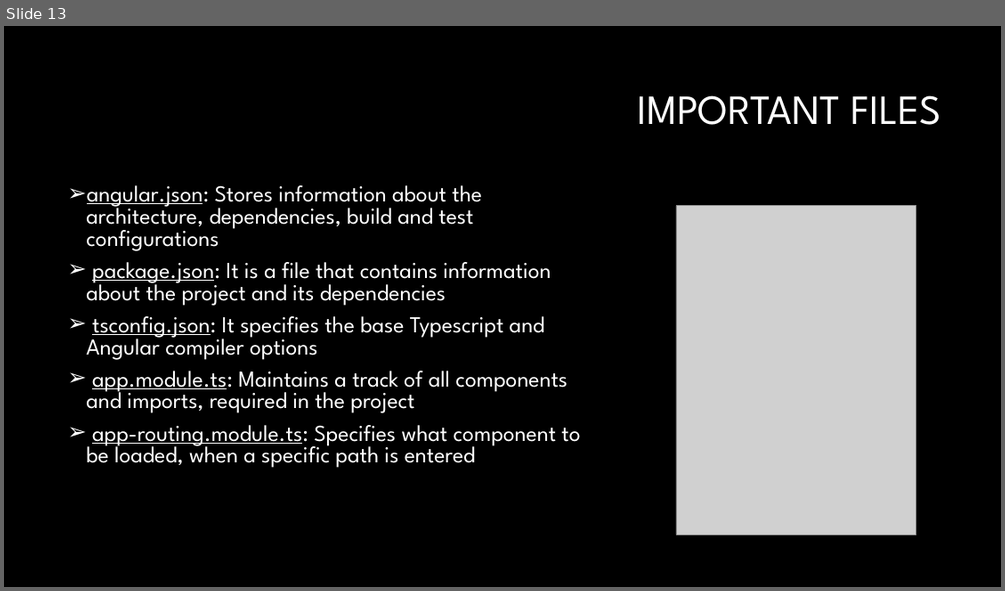
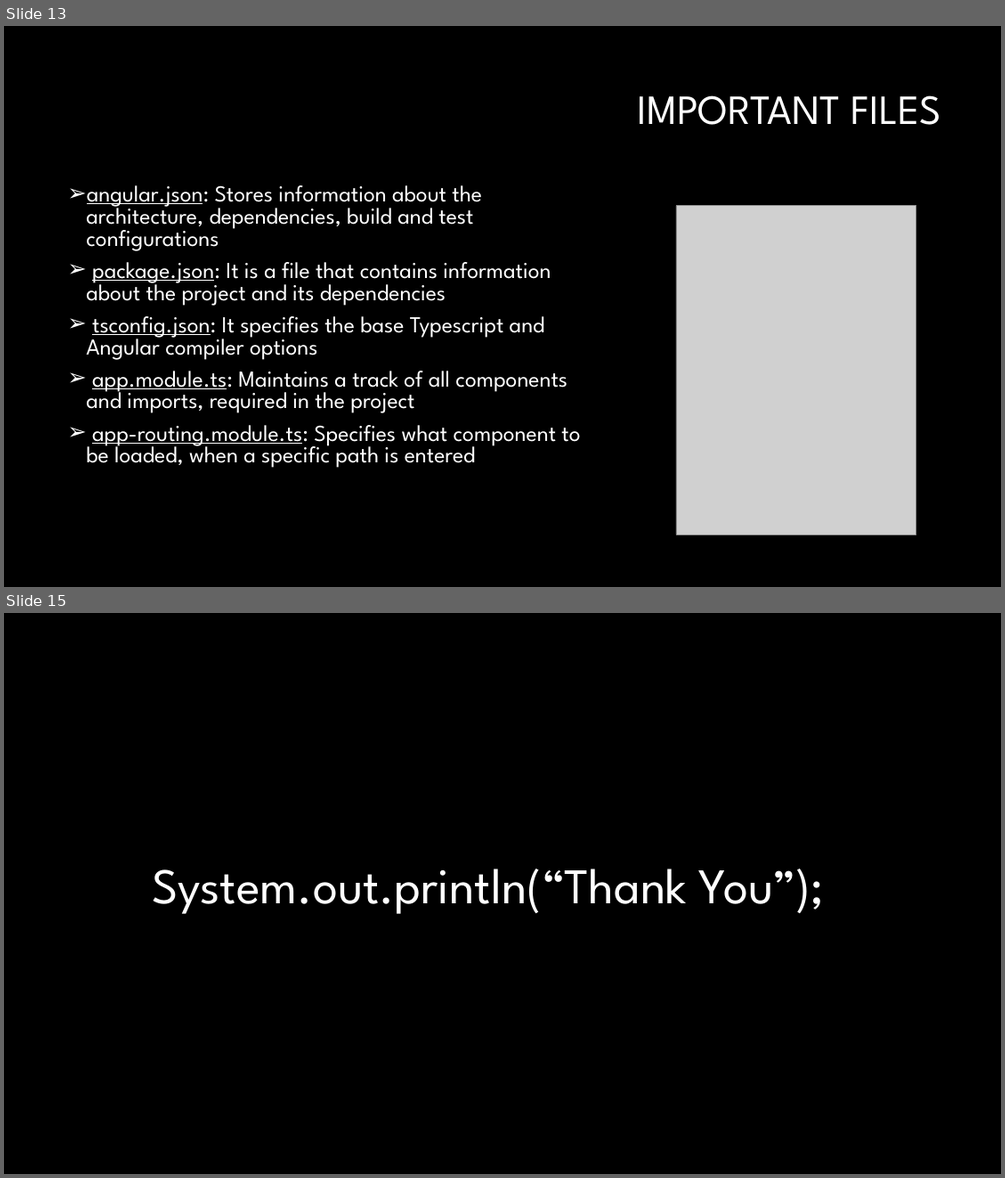
Before and after one commit to ashimaakash03/food-delivery-app, a slide deck: FOOD DELIVERY APPLICATION.pptx. Shown one above the other, each under a label of ours: slide 13 before the commit, slides 13 and 15 after it; the slides between them are not shown. The pictures are 1005x591 and 1005x1178 pixels, drawn with LibreOffice and Linux fonts; fonts in the diff are those of the drawing; grey boxes stand for pictures; background and template pictures are left out. Boxes give left, top, right and bottom in pixels: in the first picture for what was removed or moved away, otherwise in the second. Text is boxed around its words. In the diff, an @@ line names an element or a change of style, - is before the commit and + after.

```diff
--- a/FOOD DELIVERY APPLICATION.pptx
+++ b/FOOD DELIVERY APPLICATION.pptx
@@ slide 15 added at box(4, 613, 1001, 1174), background #000000 @@
@@ title added at box(152, 868, 825, 914), 48 pt, text #FFFFFF @@
+System.out.println(“Thank You”);
```
Also in this commit, not shown: 1 slide changed, 6 other slides added, 5 slides removed, 3 other files.
